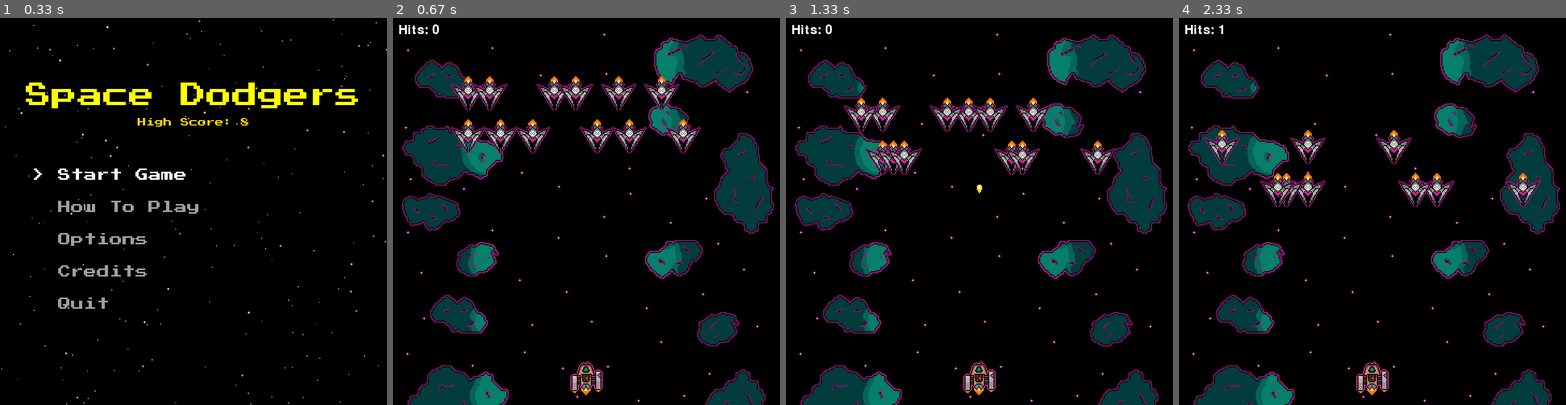
Above: before the commit, frames 1-4 (left to right).
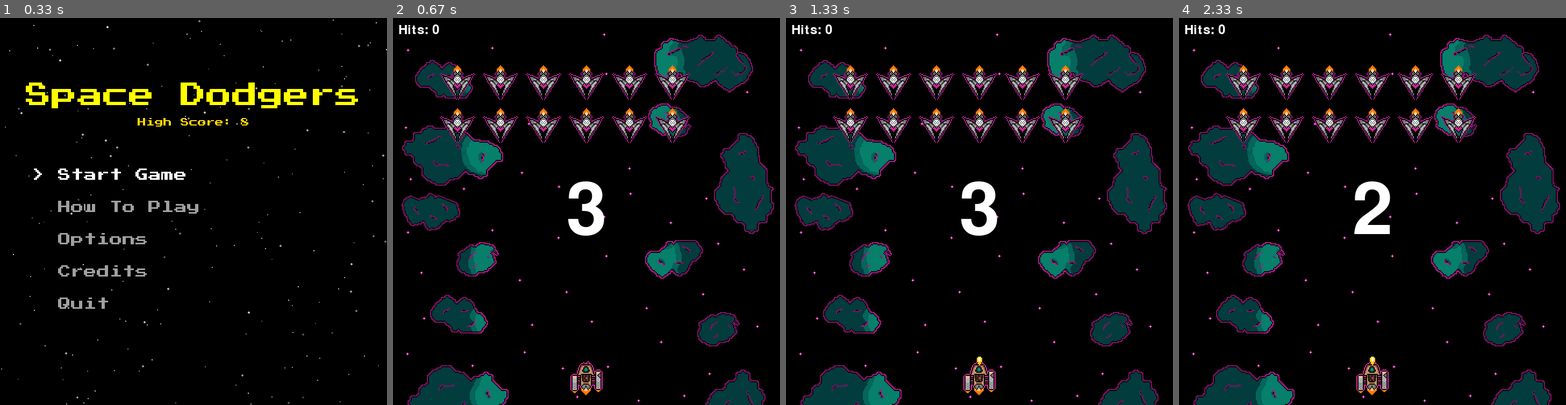
Above: after the commit, the same moments.

Repository: software-engineering-game/pygame-game
Game: pygame game, started from main.py
The game is run twice, just before and just after one commit, with the same random seed, the same clock (stepped at 60 frames per second) and the same inputs.
Inputs:
- Up to frame 1 (0.33 s): no input
- Up to frame 2 (0.67 s): tap Enter at 0.33 s
- Up to frame 3 (1.33 s): tap Space at 0.67 s
- Up to frame 4 (2.33 s): no input

Frame 1 is identical in both runs. In frame 2, 5.7% of the frame differs, in the area x 12-80%, y 12-57%; in frame 3, 5.8%, in the area x 12-86%, y 12-90%; in frame 4, 5.7%.

Commit message:
Transferred code from main to this branch

Diff:
--- a/states/entities.py
+++ b/states/entities.py
@@ -169,7 +169,7 @@
 
         # Shooting cooldown tracking
         self.shoot_cooldown = random.uniform(3.0, 6.0)
-        self.can_shoot = True
+        self.can_shoot = False
 
     def shoot(self, bullet_group):
         enemy_bullet = Bullet(
--- a/states/game_state.py
+++ b/states/game_state.py
@@ -10,41 +10,6 @@
 # assets folder is at repo root
 repo_root = os.path.dirname(os.path.dirname(__file__))
 asset_folder = os.path.join(repo_root, "assets")
-
-class Basic_Enemy(pygame.sprite.Sprite):
-    def __init__(self, frames, start_pos):
-        super().__init__()
-
-        self.frames = frames
-        self.current_frame = 0
-        self.image = self.frames[self.current_frame]
-
-        # Bounding Box
-        self.rect = self.image.get_rect(center=start_pos)
-        self.speed = settings.basic_enemy_spd
-
-        # Shooting cooldown tracking
-        self.shoot_cooldown = random.uniform(1.0, 3.0)
-        self.can_shoot = False
-
-    def shoot(self, bullet_group):
-        enemy_bullet = entities.Bullet(
-            frames=utils.load_spritesheet(
-                sheet_name="basic_bullet.png",
-                frame_width=10,
-                frame_height=16
-            ),
-            speed=settings.BULLET_SPEED,
-            start_pos=(self.rect.centerx, self.rect.bottom),
-            direct=(0, 1)
-        )
-        bullet_group.add(enemy_bullet)
-        self.can_shoot = False
-        self.shoot_cooldown = random.uniform(3.0, 8.0)
-
-    def update(self, player_pos):
-        # this is where basic enemy movement should go
-        pass
 
 class GameState(State):
     saved_player_position = None
@@ -63,7 +28,17 @@
         self.enemy_ships = pygame.sprite.Group()
         self.enemy_bullets = pygame.sprite.Group()
 
-        # Building Level
+        # Countdown for player readiness
+        self.countdown = 3.0   # seconds
+        self.countdown_active = True
+
+        if hasattr(app, "testing") and app.testing:
+            self.countdown_active = False
+
+        # Spawning Enemies
+        self.enemy_ships.empty()
+
+        # Loading Level Data
         self.bg_image = utils.build_level(
             level_name="first_level",
             enemy_ships=self.enemy_ships,
@@ -102,6 +77,15 @@
                 self.player.shoot(self.ally_bullets)
 
     def update(self, app, dt):
+
+        if self.countdown_active:
+            self.countdown -= dt
+
+            if self.countdown <= 0:
+                self.countdown_active = False
+
+            return
+
         keys = pygame.key.get_pressed()
         self.player.update(keys)
 
@@ -113,7 +97,7 @@
 
         # Enemy auto-fire logic for basic enemies
         for enemy in self.enemy_ships:
-            if isinstance(enemy, Basic_Enemy):
+            if isinstance(enemy, entities.Basic_Enemy):
                 enemy.shoot_cooldown -= dt
                 if enemy.shoot_cooldown <= 0 and not enemy.can_shoot:
                     enemy.can_shoot = True
@@ -164,6 +148,20 @@
         self.ally_bullets.draw(screen)
         self.enemy_bullets.draw(screen)
 
+        # Draws Text for Readiness Countdown
+        if self.countdown_active:
+            font = pygame.font.Font(None, 200)
+            count = int(self.countdown) + 1  # makes it show 3,2,1
+
+            if count > 0:
+                text = font.render(str(count), True, (255, 255, 255))
+            else:
+                text = font.render("GO", True, (255, 255, 255))
+
+            rect = text.get_rect(center=(app.width // 2, app.height // 2))
+            screen.blit(text, rect)
+
+
         # delete after testing
         # pygame.draw.rect(screen, (255,255,255), self.player.hitbox)
 
